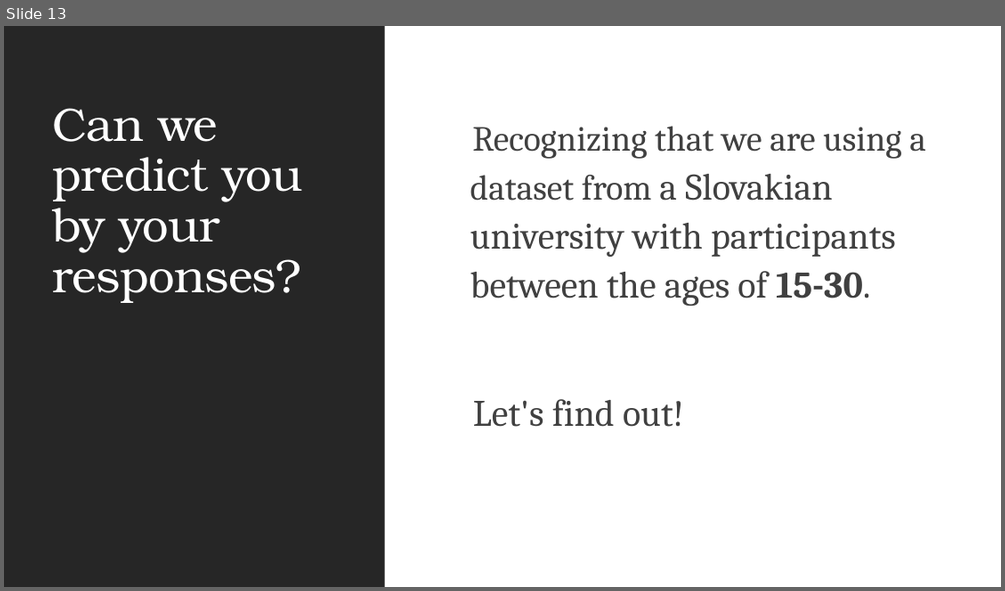
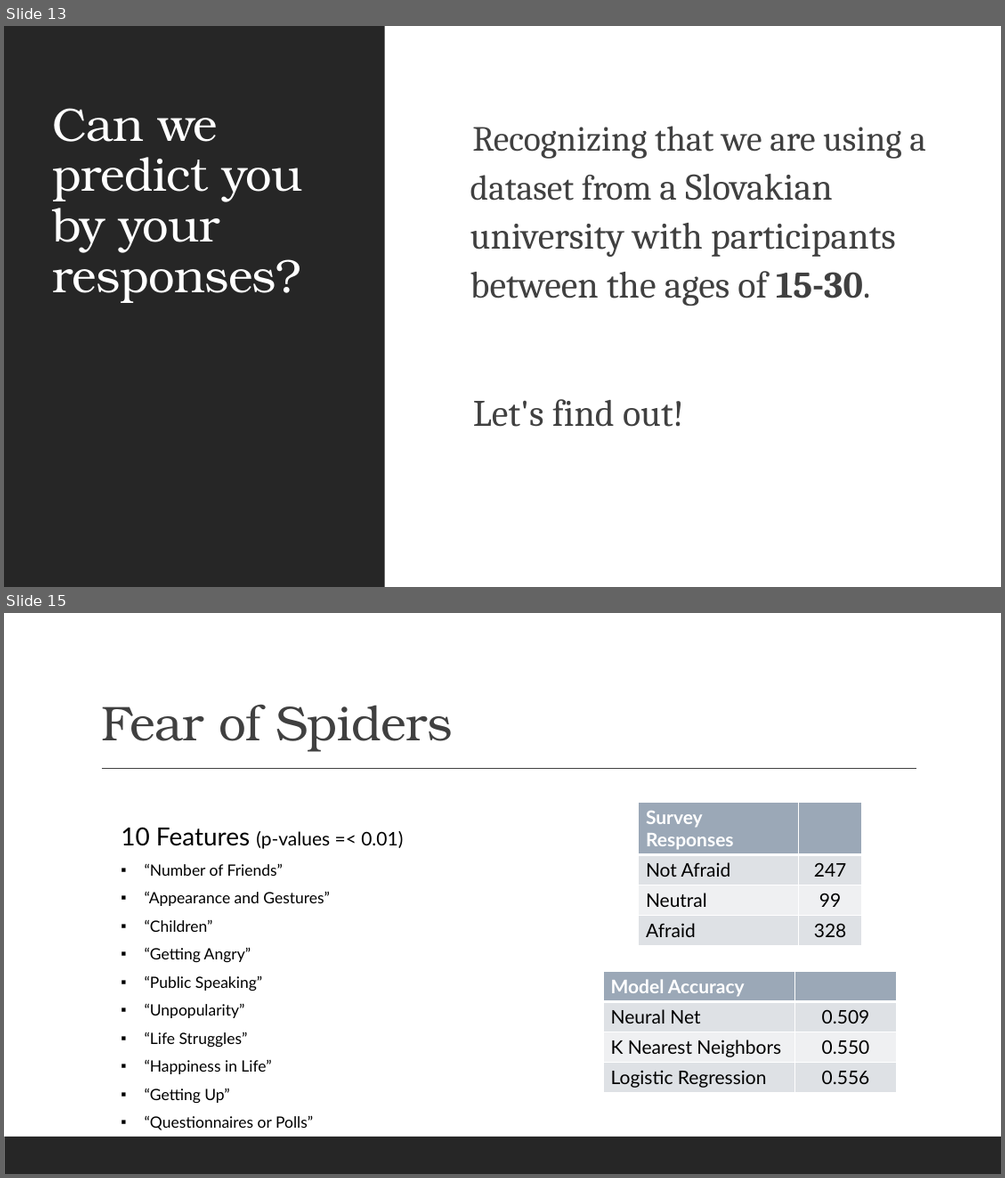
Before and after one commit to BDomogalla/machine-learning-project, a slide deck: machine_learning_pp.pptx. Shown one above the other, each under a label of ours: slide 13 before the commit, slides 13 and 15 after it; the slides between them are not shown. The pictures are 1005x591 and 1005x1178 pixels, drawn with LibreOffice and Linux fonts; fonts in the diff are those of the drawing. Boxes give left, top, right and bottom in pixels: in the first picture for what was removed or moved away, otherwise in the second. Text is boxed around its words. In the diff, an @@ line names an element or a change of style, - is before the commit and + after.

Commit message:
Updated powerpoint

```diff
--- a/machine_learning_pp.pptx
+++ b/machine_learning_pp.pptx
@@ slide 15 added at [4, 613, 1001, 1174], background #FFFFFF @@
@@ title added at [101, 704, 452, 752], 47 pt, text #404040 @@
+Fear of Spiders
@@ line added from (102, 769) to (917, 769), #404040 1 pt @@
@@ table added at [638, 803, 861, 941], 4 rows, 2 columns @@
+Survey Responses | 
+Not Afraid | 247
+Neutral | 99
+Afraid | 328
@@ text added at [121, 827, 403, 1130], 15 pt, text #000000 @@
+10 Features (p-values =< 0.01)
+▪ “Number of Friends”
+▪ “Appearance and Gestures”
+▪ “Children”
+▪ “Getting Angry”
+▪ “Public Speaking”
+▪ “Unpopularity”
+▪ “Life Struggles”
+▪ “Happiness in Life”
+▪ “Getting Up”
+▪ “Questionnaires or Polls”
@@ table added at [604, 971, 898, 1093], 4 rows, 2 columns @@
+Model Accuracy | 
+Neural Net | 0.509
+K Nearest Neighbors | 0.550
+Logistic Regression | 0.556
@@ rectangle added at [4, 1136, 1001, 1174], fill #262626 @@
```
Also in this commit, not shown: 3 other slides added, 1 slide removed.
